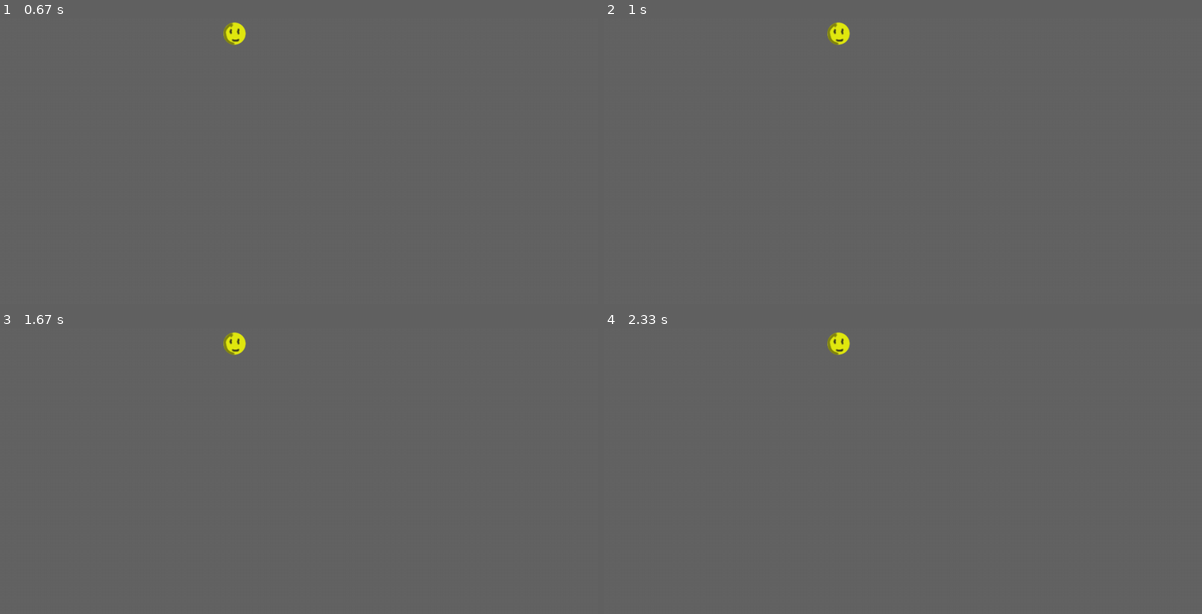
Above: before the commit, frames 1-4 (two rows, left to right).
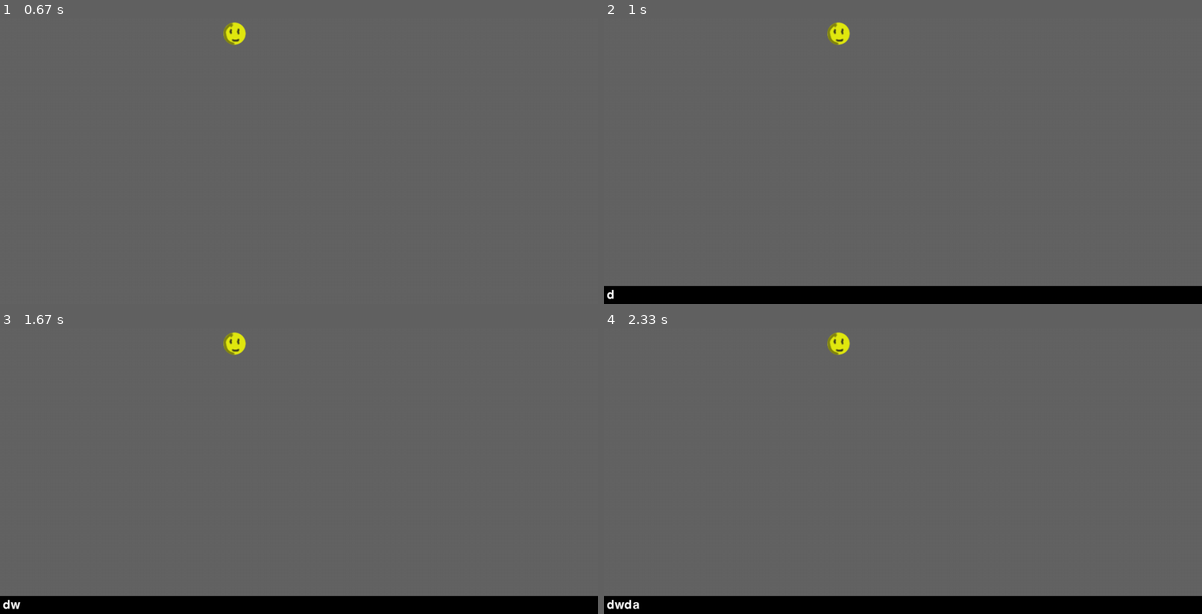
Above: after the commit, the same moments.

Repository: gmclapp/Personal_library
Game: pygame game, started from Game/main.py
Two runs of this game, one before a commit and one after it. Both use one fixed random seed, a clock stepped at 60 frames per second and the inputs below.
Inputs:
- Up to frame 1 (0.67 s): type "ann" at 0.33 s
- Up to frame 2 (1 s): tap Enter at 0.67 s; hold D from 0.88 s (still down)
- Up to frame 3 (1.67 s): release D at 1.35 s; hold W from 1.43 s (still down)
- Up to frame 4 (2.33 s): release W at 1.73 s; hold D 1.77-2.23 s; hold A from 2.27 s (still down)

Frame 1 is identical in both runs. In frame 2, 6.3% of the frame differs, in the area x 0-100%, y 93-100%; in frame 3, 6.3%; in frame 4, 6.2%.

Commit message:
Display cheat code being entered.
- Add a black bar to the bottom of the screen when text entry is enabled
- Dynamically display the text being entered on the bottom of the screen

Diff:
--- a/Game/main.py
+++ b/Game/main.py
@@ -25,6 +25,8 @@
 
 class game_object():
     def __init__(self):
+        self.SURFACE_MAIN = None
+        self.font = pygame.font.Font(None,32)
         self.actor_list = []
         self.scene_list = []
         self.tile_list = []
@@ -60,6 +62,17 @@
     # draw the character
     for a in game_obj.actor_list:
         game_obj.SURFACE_MAIN.blit(a.sprite, (a.x*constants.RES,a.y*constants.RES))
+
+    input_box_hgt = 32
+    input_box = pygame.Rect(0,
+                            constants.GAME_HEIGHT-input_box_hgt,
+                            constants.GAME_WIDTH,
+                            input_box_hgt)
+
+    if game_obj.vars["cheat_codes"]:
+        pygame.draw.rect(game_obj.SURFACE_MAIN, constants.CHEAT_TXT_BOX_BG,input_box, 0)
+        txt_surface = game_obj.font.render(game_obj.vars["cheat_text"],True,constants.CHEAT_TXT)
+        game_obj.SURFACE_MAIN.blit(txt_surface,(input_box.x+5,input_box.y+5))
 
 
     pygame.display.flip()
